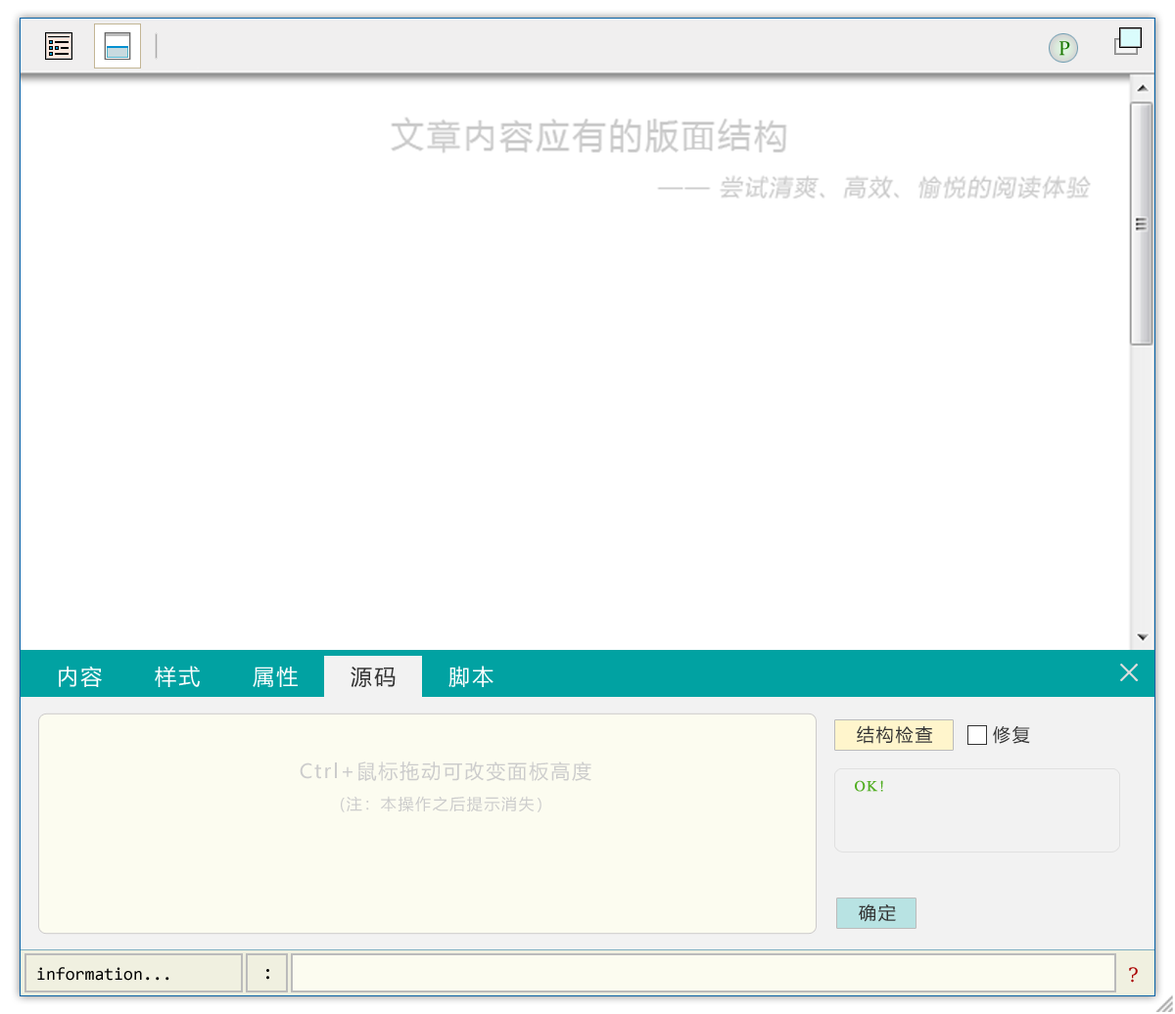
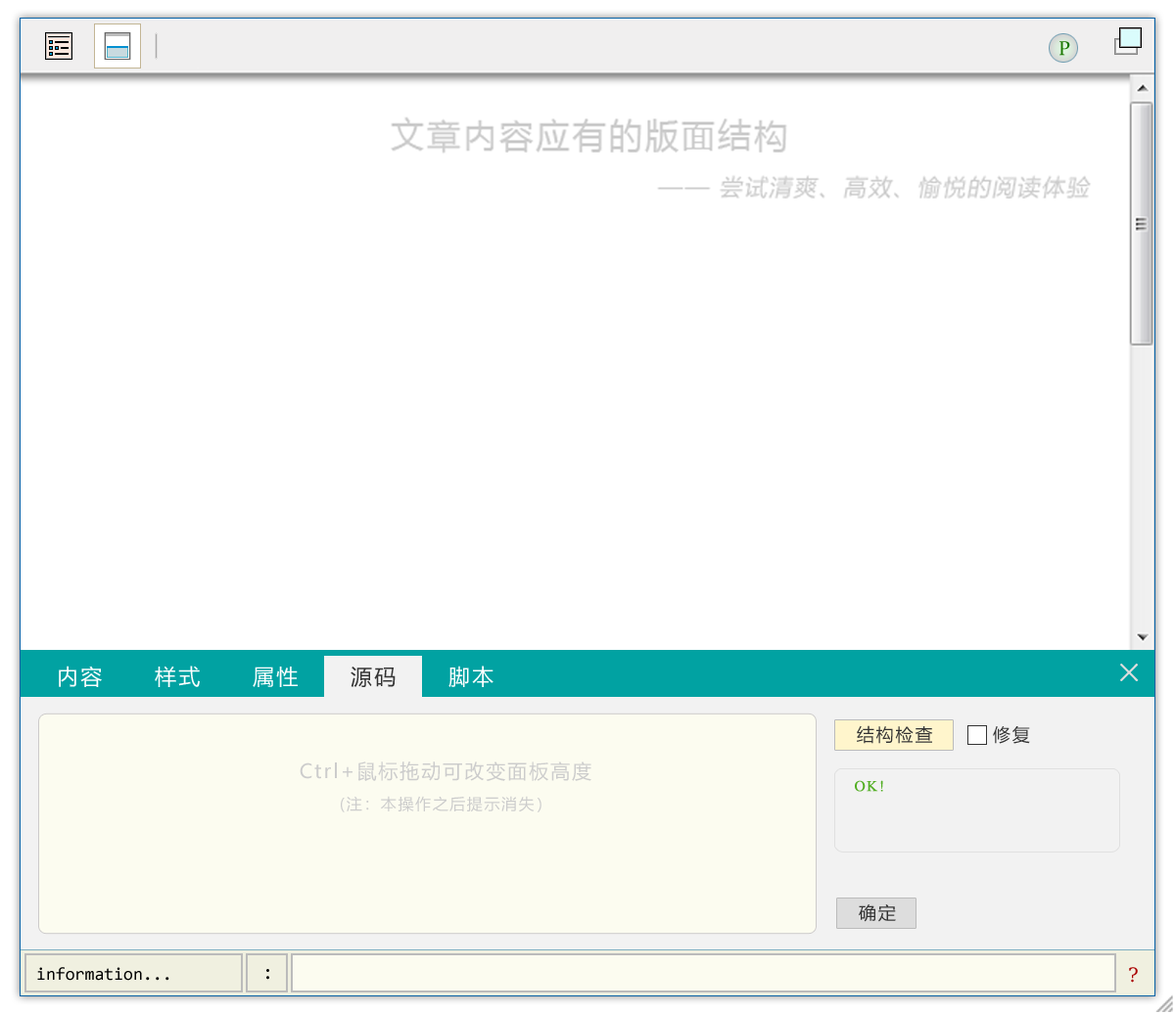
The second (1175, 1014) image is a revision of the first. Changes to its layers:
painted on "确定" (3rd of 3, in "面板" › "右-选项区" › "确定") over [836, 898, 916, 929]
